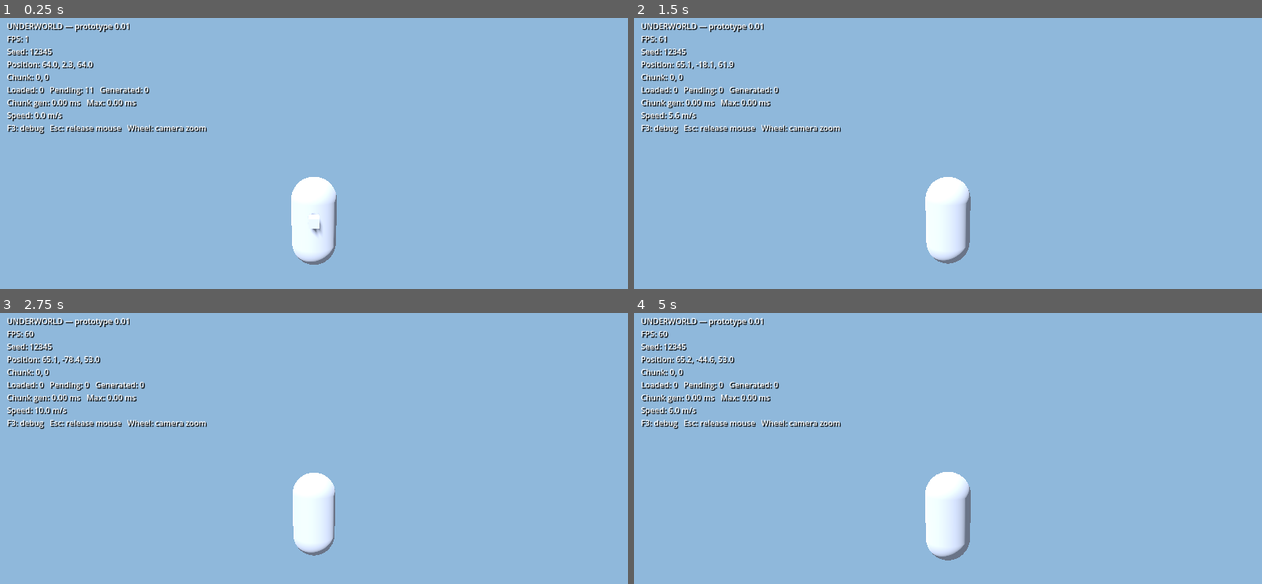
Above: before the commit, frames 1-4 (two rows, left to right).
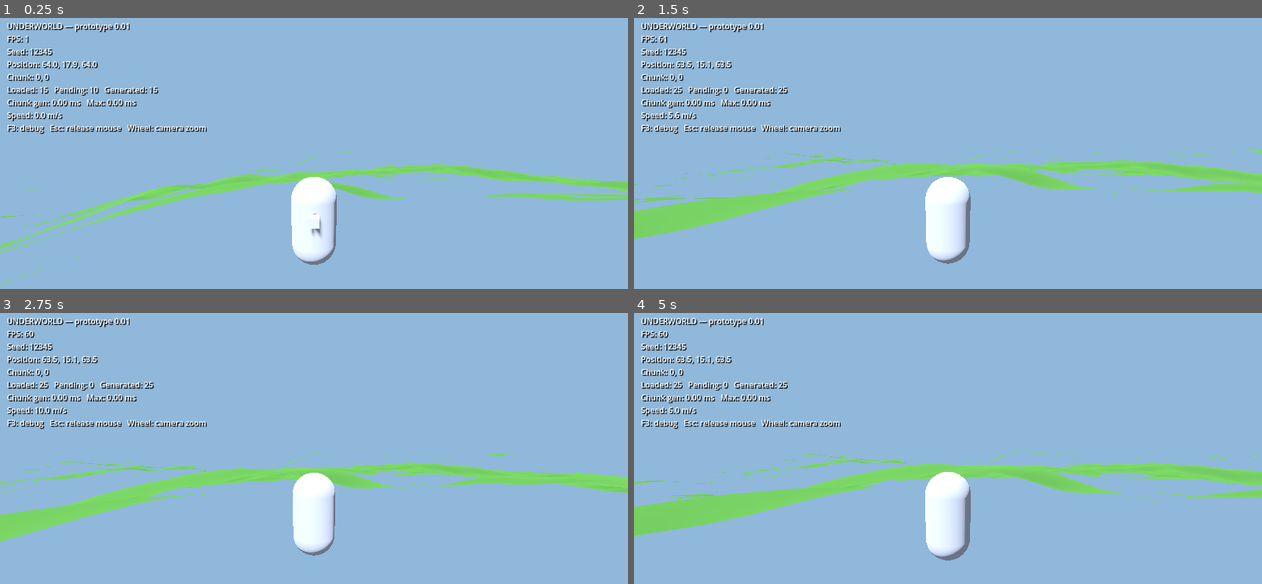
Above: after the commit, the same moments.

Repository: KevinRabbe/underworld
Game: Godot game, scene res://game/game.tscn
Two runs of this game, one before a commit and one after it. Both use one fixed random seed, a clock stepped at 60 frames per second and the inputs below.
Inputs (mouse positions are in pixels of both pictures, inside the frame that each line leads up to):
- Up to frame 1 (0.25 s): no input
- Up to frame 2 (1.5 s): tap Enter at 0.5 s; move the mouse to (979, 188) at 0.52 s; hold Shift (sprint) 0.53-1.28 s; hold W (move_forward) from 0.53 s (still down); tap Space (jump) at 0.77, 1.25 s; move the mouse to (916, 191) at 1.27 s; tap Shift (sprint) at 1.35 s
- Up to frame 3 (2.75 s): keep holding W (move_forward); tap Space (jump) at 1.52 s; move the mouse to (326, 478) at 2.02 s; hold Shift (sprint) from 2.03 s (still down)
- Up to frame 4 (5 s): keep holding W (move_forward); move the mouse to (941, 489) at 2.77 s; release Shift (sprint) at 2.78 s; tap Shift (sprint) at 2.85, 4.35 s; tap Space (jump) at 3.02, 3.77, 4.52 s; move the mouse to (991, 489) at 3.52 s; hold Shift (sprint) 3.53-4.28 s; move the mouse to (897, 481) at 4.27 s

The runs differ from the first frame. In frame 1, 4.3% of the frame differs, in the area x 0-100%, y 15-99%; in frame 2, 7.1%; in frame 3, 6.4%; in frame 4, 7.4%, in the area x 0-100%, y 15-89%.
Error before the commit: Parse Error: Cannot infer the type of "macro_height" variable because the value doesn't have a set type. (res://world/terrain_generator.gd:28)

Commit message:
Fix terrain generator static typing

Diff:
--- a/world/terrain_generator.gd
+++ b/world/terrain_generator.gd
@@ -1,10 +1,11 @@
 extends RefCounted
 
-var settings: Resource
-var macro_noise := FastNoiseLite.new()
-var detail_noise := FastNoiseLite.new()
+var settings: UnderworldWorldSettings
+var macro_noise: FastNoiseLite = FastNoiseLite.new()
+var detail_noise: FastNoiseLite = FastNoiseLite.new()
 
-func configure(world_settings: Resource) -> void:
+
+func configure(world_settings: UnderworldWorldSettings) -> void:
 	settings = world_settings
 
 	macro_noise.seed = settings.world_seed
@@ -25,47 +26,47 @@
 
 
 func get_height(world_x: float, world_z: float) -> float:
-	var macro_height := macro_noise.get_noise_2d(world_x, world_z) * settings.macro_amplitude
-	var detail_height := detail_noise.get_noise_2d(world_x, world_z) * settings.detail_amplitude
+	var macro_height: float = macro_noise.get_noise_2d(world_x, world_z) * settings.macro_amplitude
+	var detail_height: float = detail_noise.get_noise_2d(world_x, world_z) * settings.detail_amplitude
 	return macro_height + detail_height
 
 
 func generate_chunk_data(chunk_coord: Vector2i) -> Dictionary:
-	var resolution: int = max(settings.vertices_per_side, 2)
+	var resolution: int = maxi(settings.vertices_per_side, 2)
 	var spacing: float = settings.chunk_size / float(resolution - 1)
-	var vertex_count := resolution * resolution
+	var vertex_count: int = resolution * resolution
 
-	var vertices := PackedVector3Array()
-	var normals := PackedVector3Array()
-	var uvs := PackedVector2Array()
-	var indices := PackedInt32Array()
+	var vertices: PackedVector3Array = PackedVector3Array()
+	var normals: PackedVector3Array = PackedVector3Array()
+	var uvs: PackedVector2Array = PackedVector2Array()
+	var indices: PackedInt32Array = PackedInt32Array()
 
 	vertices.resize(vertex_count)
 	normals.resize(vertex_count)
 	uvs.resize(vertex_count)
 
-	var chunk_world_x := float(chunk_coord.x) * settings.chunk_size
-	var chunk_world_z := float(chunk_coord.y) * settings.chunk_size
+	var chunk_world_x: float = float(chunk_coord.x) * settings.chunk_size
+	var chunk_world_z: float = float(chunk_coord.y) * settings.chunk_size
 
-	for z in range(resolution):
-		for x in range(resolution):
-			var index := z * resolution + x
-			var local_x := float(x) * spacing
-			var local_z := float(z) * spacing
-			var world_x := chunk_world_x + local_x
-			var world_z := chunk_world_z + local_z
-			var height := get_height(world_x, world_z)
+	for z: int in range(resolution):
+		for x: int in range(resolution):
+			var index: int = z * resolution + x
+			var local_x: float = float(x) * spacing
+			var local_z: float = float(z) * spacing
+			var world_x: float = chunk_world_x + local_x
+			var world_z: float = chunk_world_z + local_z
+			var height: float = get_height(world_x, world_z)
 
 			vertices[index] = Vector3(local_x, height, local_z)
 			uvs[index] = Vector2(world_x, world_z) * 0.02
 			normals[index] = _get_normal(world_x, world_z, spacing)
 
-	for z in range(resolution - 1):
-		for x in range(resolution - 1):
-			var top_left := z * resolution + x
-			var bottom_left := (z + 1) * resolution + x
-			var top_right := top_left + 1
-			var bottom_right := bottom_left + 1
+	for z: int in range(resolution - 1):
+		for x: int in range(resolution - 1):
+			var top_left: int = z * resolution + x
+			var bottom_left: int = (z + 1) * resolution + x
+			var top_right: int = top_left + 1
+			var bottom_right: int = bottom_left + 1
 
 			indices.append(top_left)
 			indices.append(bottom_left)
@@ -84,10 +85,10 @@
 
 
 func _get_normal(world_x: float, world_z: float, sample_distance: float) -> Vector3:
-	var left := get_height(world_x - sample_distance, world_z)
-	var right := get_height(world_x + sample_distance, world_z)
-	var back := get_height(world_x, world_z - sample_distance)
-	var front := get_height(world_x, world_z + sample_distance)
+	var left: float = get_height(world_x - sample_distance, world_z)
+	var right: float = get_height(world_x + sample_distance, world_z)
+	var back: float = get_height(world_x, world_z - sample_distance)
+	var front: float = get_height(world_x, world_z + sample_distance)
 
 	return Vector3(
 		left - right,
